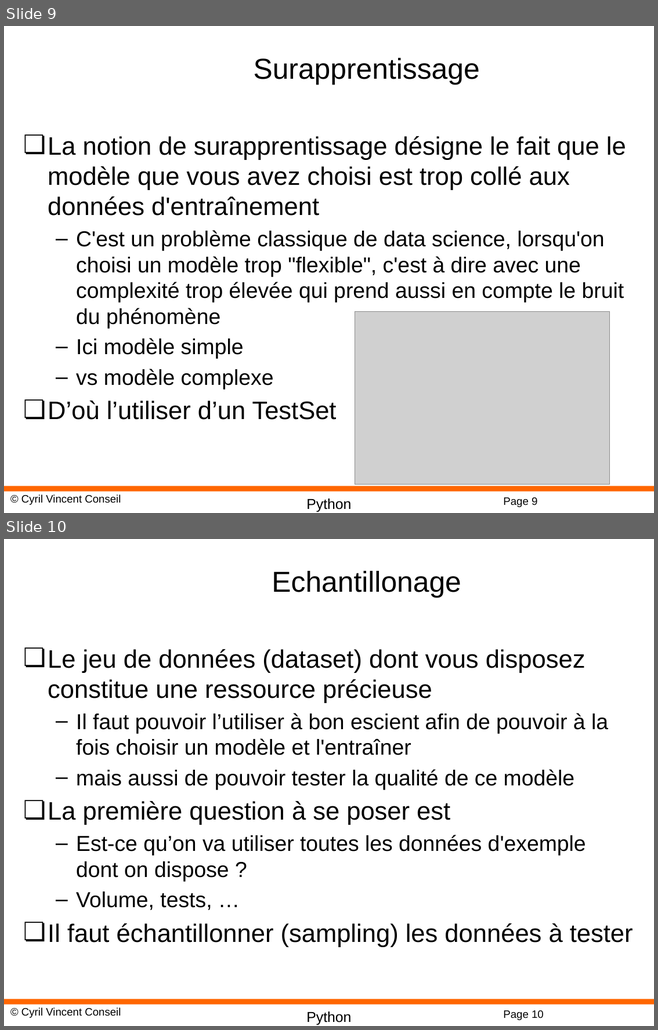
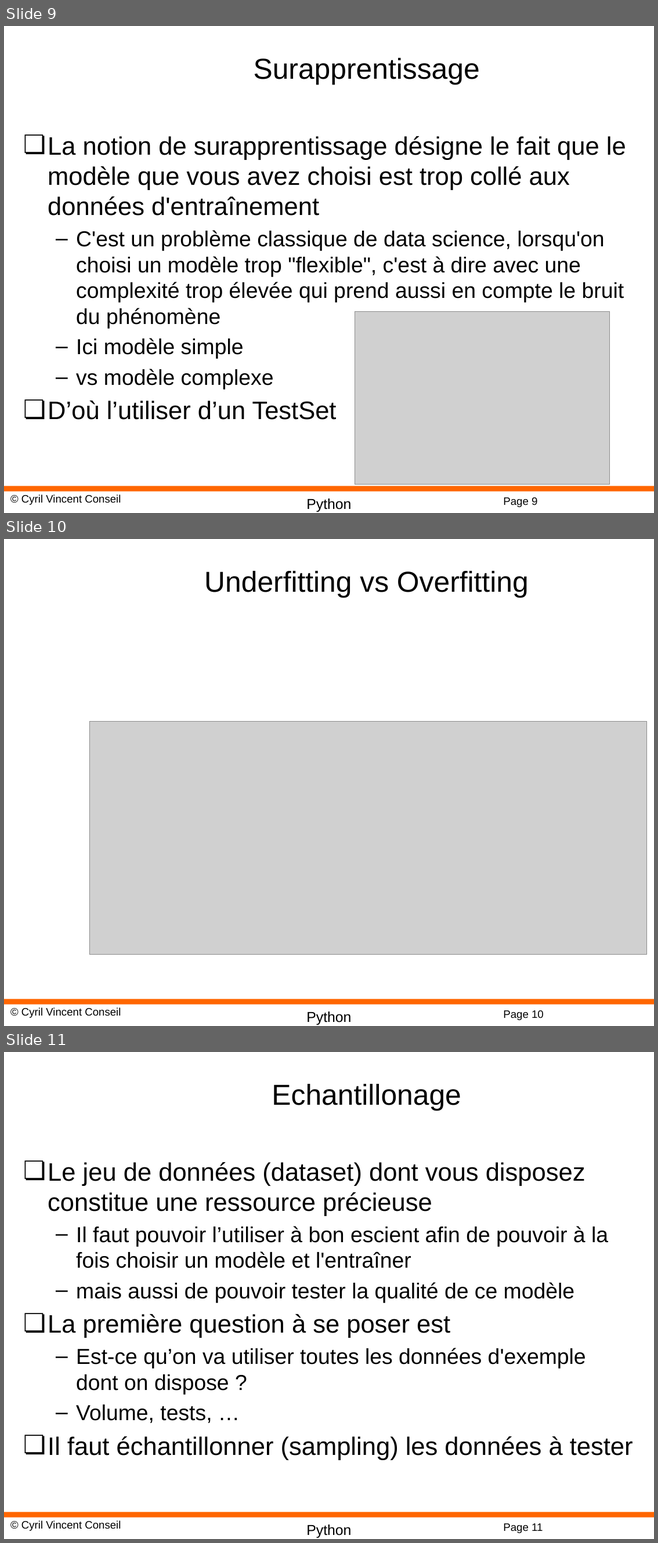
Before and after one commit to cyrilvincent/math, a slide deck: ppt/PythonMath12-ScikitLearn.pptx. Shown one above the other, each under a label of ours: slides 9 and 10 before the commit, slides 9, 10 and 11 after it. The pictures are 658x1030 and 658x1543 pixels, drawn with LibreOffice and Linux fonts; fonts in the diff are those of the drawing; grey boxes stand for pictures; background and template pictures are left out. Boxes give left, top, right and bottom in pixels: in the first picture for what was removed or moved away, otherwise in the second. Text is boxed around its words. In the diff, an @@ line names an element or a change of style, - is before the commit and + after.

```diff
--- a/ppt/PythonMath12-ScikitLearn.pptx
+++ b/ppt/PythonMath12-ScikitLearn.pptx
@@ slide 10 added at (x1=4, y1=539, x2=654, y2=1026), background #FFFFFF; not listed: 4 template elements that a slide beside it also shows @@
@@ title added at (x1=204, y1=571, x2=528, y2=598), 32 pt, text #000000 @@
+Underfitting vs Overfitting
@@ picture added at (x1=90, y1=722, x2=647, y2=955) @@
@@ what was slide 10 is now slide 11 @@
@@ page number at (x1=503, y1=1524, x2=542, y2=1533): text changed @@
-Page 10
+Page 11
```
Also in this commit, not shown: 6 other files.
